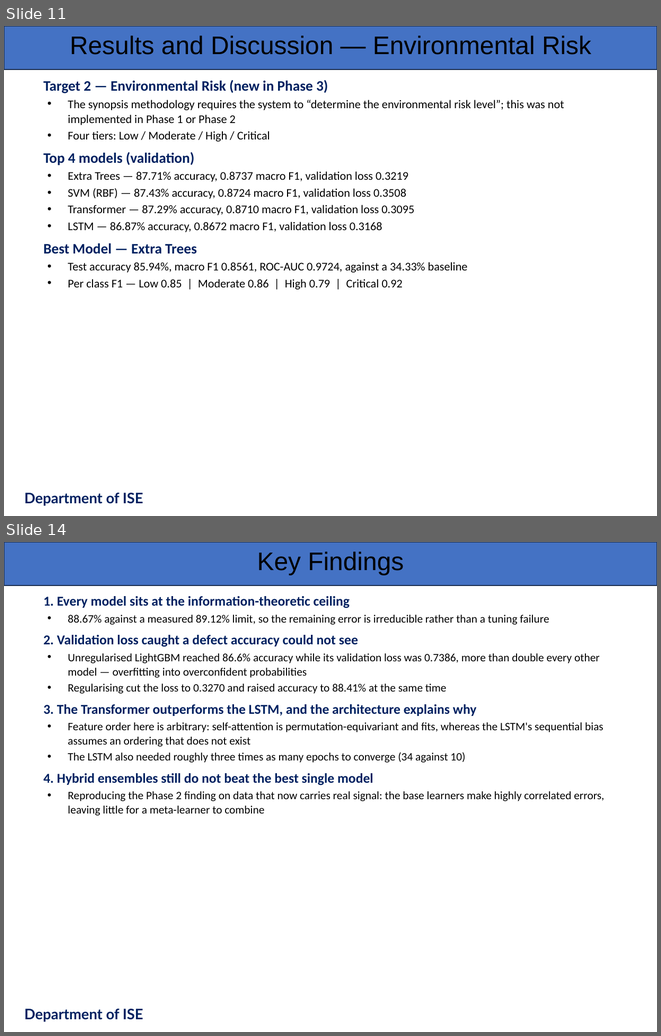
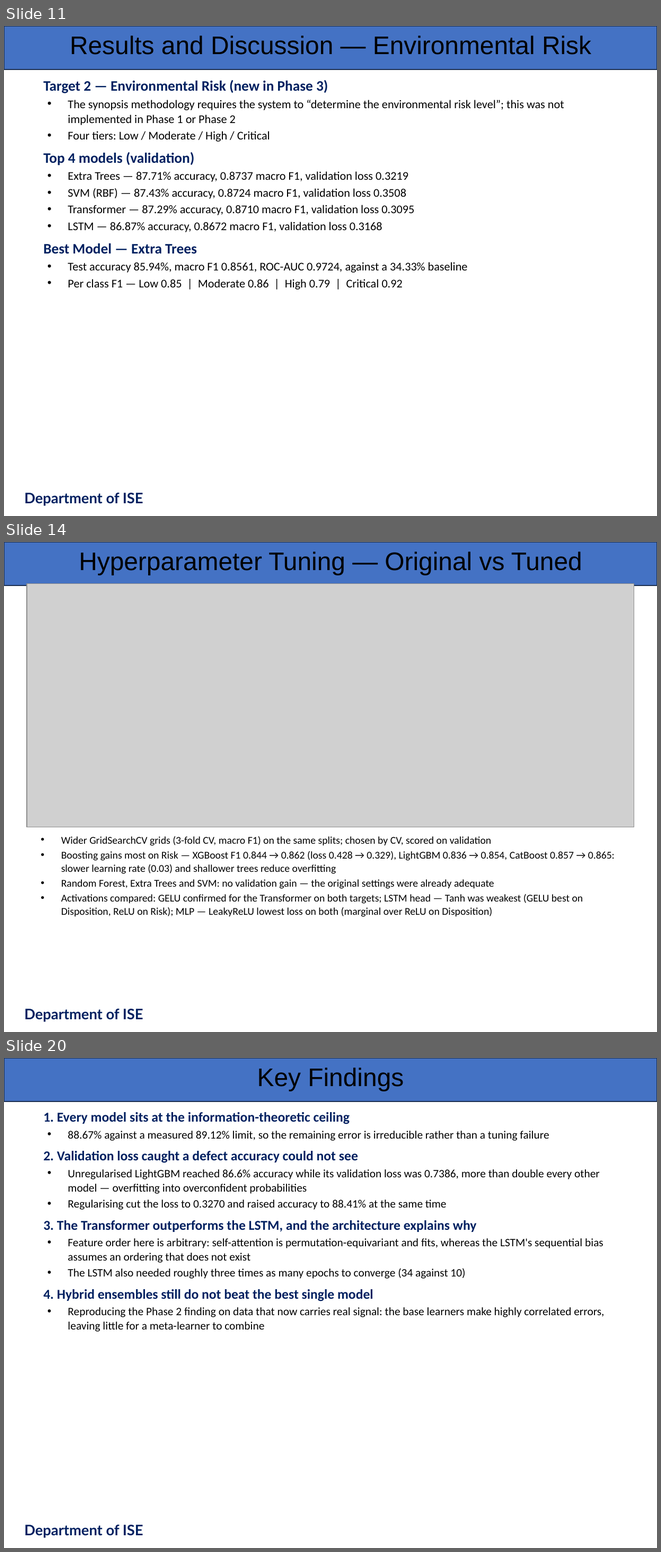
Before and after one commit to srinidhids15/Machine-Learning-Based-Lifecycle-Intelligence-System-for-Non-Biodegradable-Automotive-Materials, a slide deck: presentation/ISE_Phase3_Presentation_Team52.pptx. Shown one above the other, each under a label of ours: slides 11 and 14 before the commit, slides 11, 14 and 20 after it; the slides between them are not shown. The pictures are 661x1036 and 661x1552 pixels, drawn with LibreOffice and Linux fonts; fonts in the diff are those of the drawing; grey boxes stand for pictures; background and template pictures are left out. Boxes give left, top, right and bottom in pixels: in the first picture for what was removed or moved away, otherwise in the second. Text is boxed around its words. In the diff, an @@ line names an element or a change of style, - is before the commit and + after.

Commit message:
Add hyperparameter tuning and activation function study script
- Implemented a new script for hyperparameter tuning and activation function analysis.
- Conducted a study to evaluate the need for wider tuning grids for classical models.
- Analyzed the effectiveness of various activation functions in neural networks.
- Generated plots for comparison of original vs wider grid performance and activation function results.
- Results are saved in JSON and PNG formats for further analysis.

```diff
--- a/presentation/ISE_Phase3_Presentation_Team52.pptx
+++ b/presentation/ISE_Phase3_Presentation_Team52.pptx
@@ slide 14 added at (4,542,657,1032), background #FFFFFF; not listed: 1 template element that a slide beside it also shows @@
@@ text added at (79,552,582,575), 28 pt, text #000000 @@
+Hyperparameter Tuning — Original vs Tuned
@@ picture added at (27,584,634,827) @@
@@ text added at (61,836,615,917), 11.5 pt, text #000000 @@
+• Wider GridSearchCV grids (3-fold CV, macro F1) on the same splits; chosen by CV, scored on validation
+• Boosting gains most on Risk — XGBoost F1 0.844 → 0.862 (loss 0.428 → 0.329), LightGBM 0.836 → 0.854, CatBoost 0.857 → 0.865: slower learning rate (0.03) and shallower trees reduce overfitting
+• Random Forest, Extra Trees and SVM: no validation gain — the original settings were already adequate
+• Activations compared: GELU confirmed for the Transformer on both targets; LSTM head — Tanh was weakest (GELU best on Disposition, ReLU on Risk); MLP — LeakyReLU lowest loss on both (marginal over ReLU on Disposition)
@@ text added at (24,1008,143,1022), 16 pt, text #002060, bold @@
+Department of ISE
@@ what was slide 14 is now slide 20 @@
```
Also in this commit, not shown: 2 slides changed, 6 other slides added, 1 slide removed, 12 other files.
